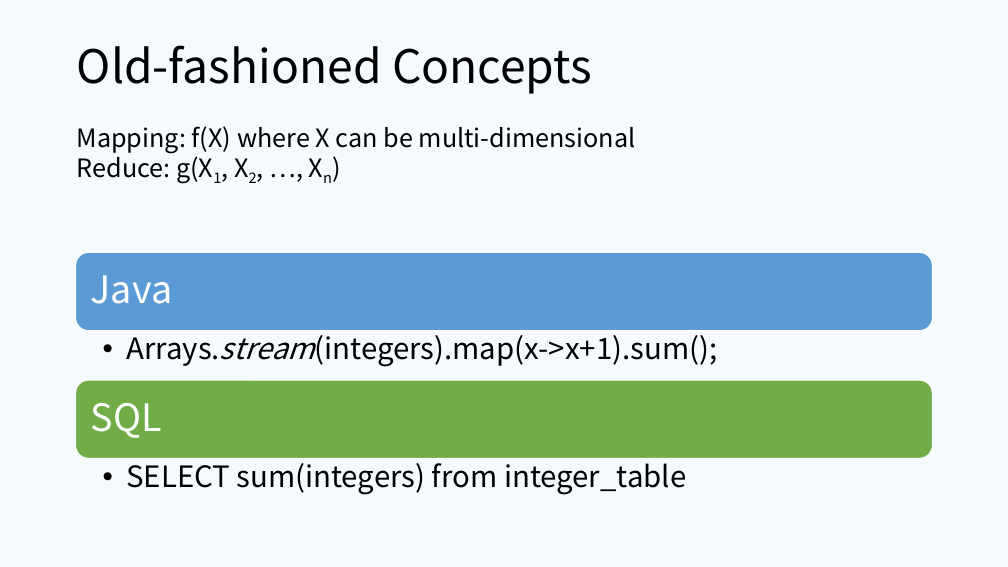
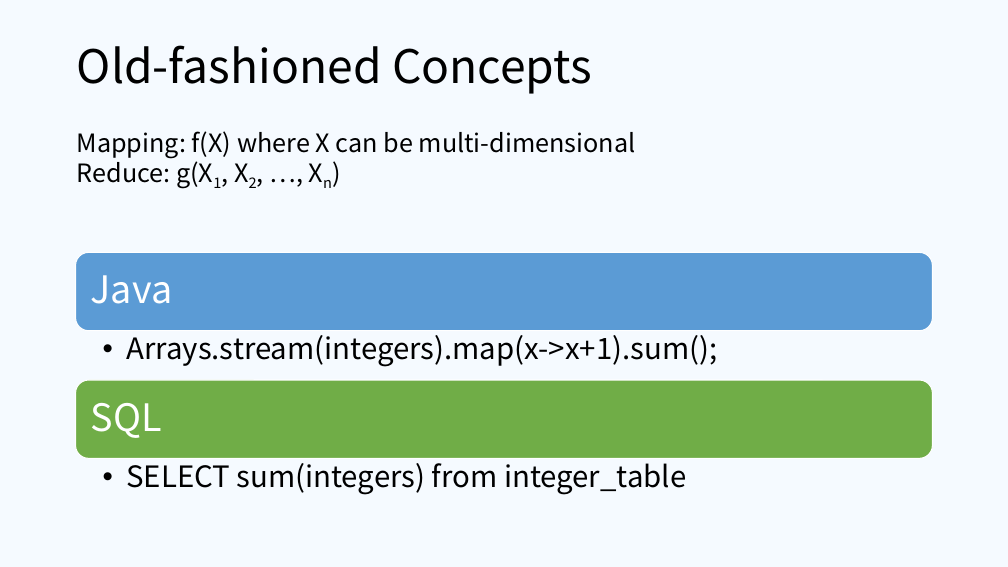
Before and after one commit to ifsheldon/OSLearning, a slide deck: slide 3 of project/MapReduce/pre.pptx. Drawn at 1008x567 pixels with LibreOffice and Linux fonts; fonts in the diff are those of the drawing. Boxes give left, top, right and bottom in pixels: in the first picture for what was removed or moved away, otherwise in the second. Text is boxed around its words. In the diff, an @@ line names an element or a change of style, - is before the commit and + after.

Commit message:
MapReduce pre

```diff
--- a/project/MapReduce/pre.pptx
+++ b/project/MapReduce/pre.pptx
@@ text "Mapping: f(X) where X can ...": place and size @@
-text "Mapping: f(X) where X can ..." at bbox=[77, 126, 636, 184]
+text "Mapping: f(X) where X can ..." at bbox=[77, 131, 636, 189]
@@ text "Arrays.stream(integers).map(x->x+1).sum();" at bbox=[126, 335, 717, 367]: italic off in "Arrays.stream(integers).map(x->x+1).sum();" @@
```
Also in this commit, not shown: 10 other slides changed, 9 slides added, 6 slides removed, 1 other file.
